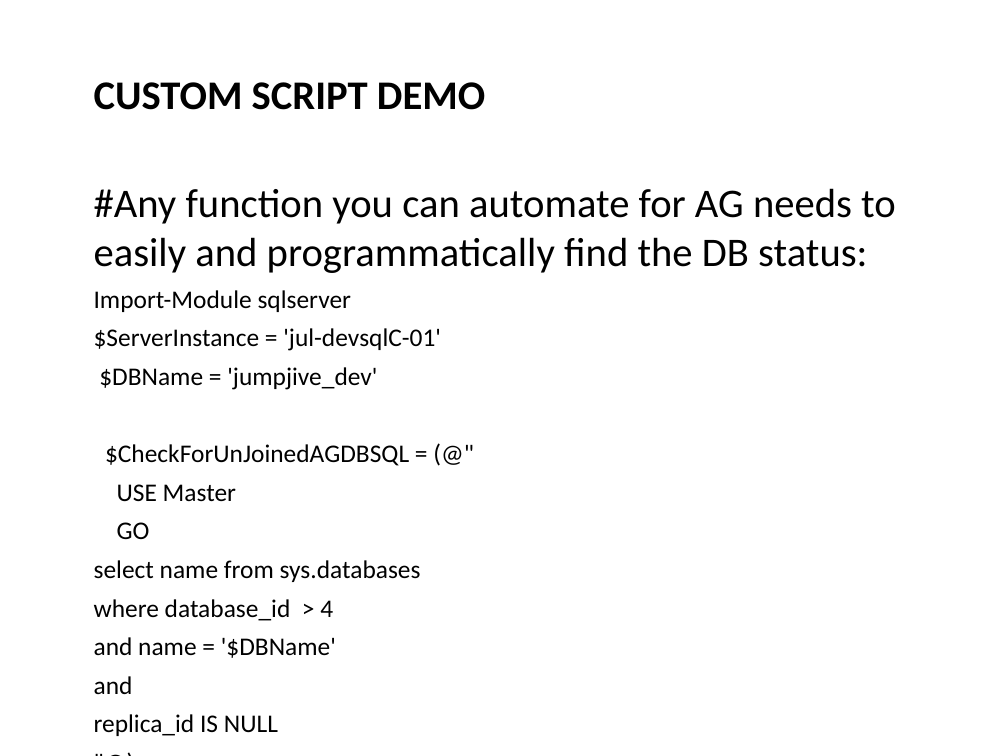
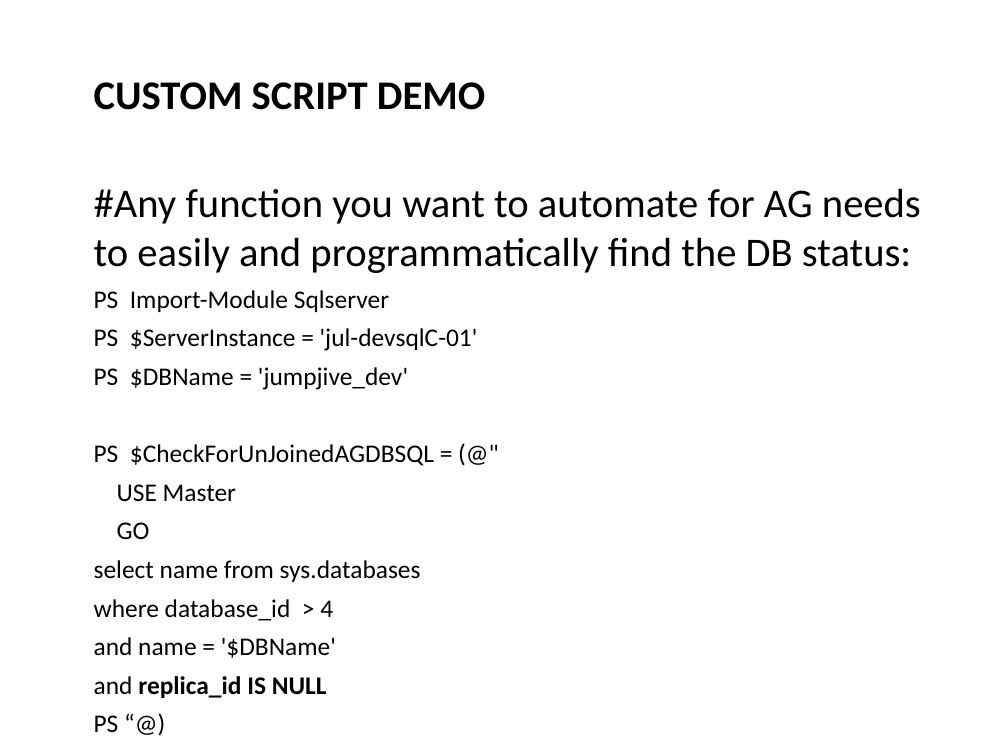
Before and after one commit to GoddessOfTheDatabase/SSPowershell, a slide deck: slide 24 of Presentation2-wTemplate.odp. Drawn at 1008x756 pixels with LibreOffice and Linux fonts; fonts in the diff are those of the drawing; background and template pictures are left out. Boxes give left, top, right and bottom in pixels: in the first picture for what was removed or moved away, otherwise in the second. Text is boxed around its words. In the diff, an @@ line names an element or a change of style, - is before the commit and + after.

```diff
--- a/Presentation2-wTemplate.odp
+++ b/Presentation2-wTemplate.odp
@@ text at box(94, 188, 921, 466): text changed @@
-#Any function you can automate for AG needs to easily and programmatically find the DB status:
-● Import-Module sqlserver
-● $ServerInstance = 'jul-devsqlC-01'
-● $DBName = 'jumpjive_dev'
-● $CheckForUnJoinedAGDBSQL = (@"
+#Any function you want to automate for AG needs to easily and programmatically find the DB status:
+PS Import-Module Sqlserver
+PS $ServerInstance = 'jul-devsqlC-01'
+PS $DBName = 'jumpjive_dev'
+PS $CheckForUnJoinedAGDBSQL = (@"
@@ text at box(94, 676, 327, 732): text changed; bold on @@
-● and
-● replica_id IS NULL
-● "@)
+and replica_id IS NULL
+PS “@)
```
Also in this commit, not shown: 5 other slides changed, 2 other files.
